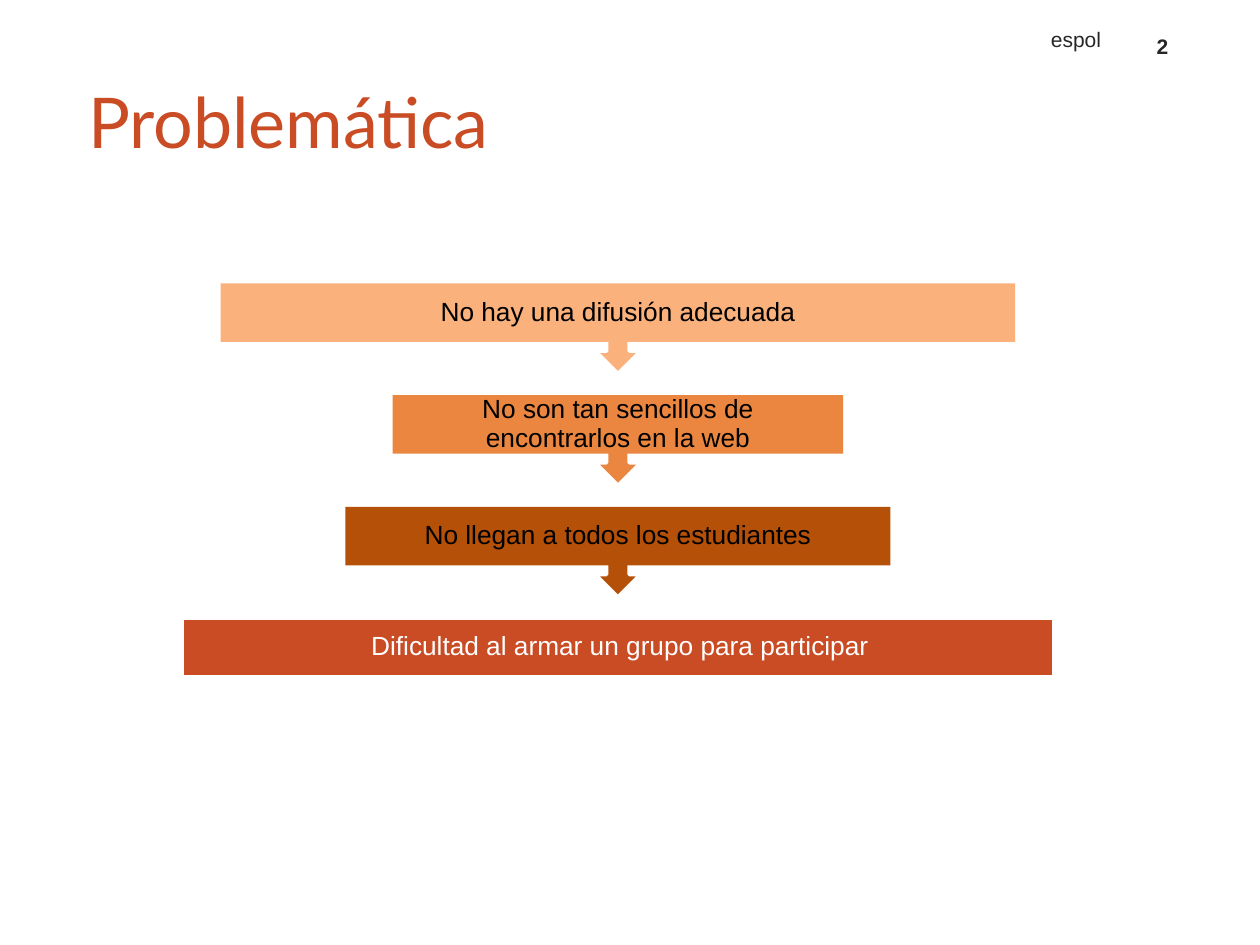
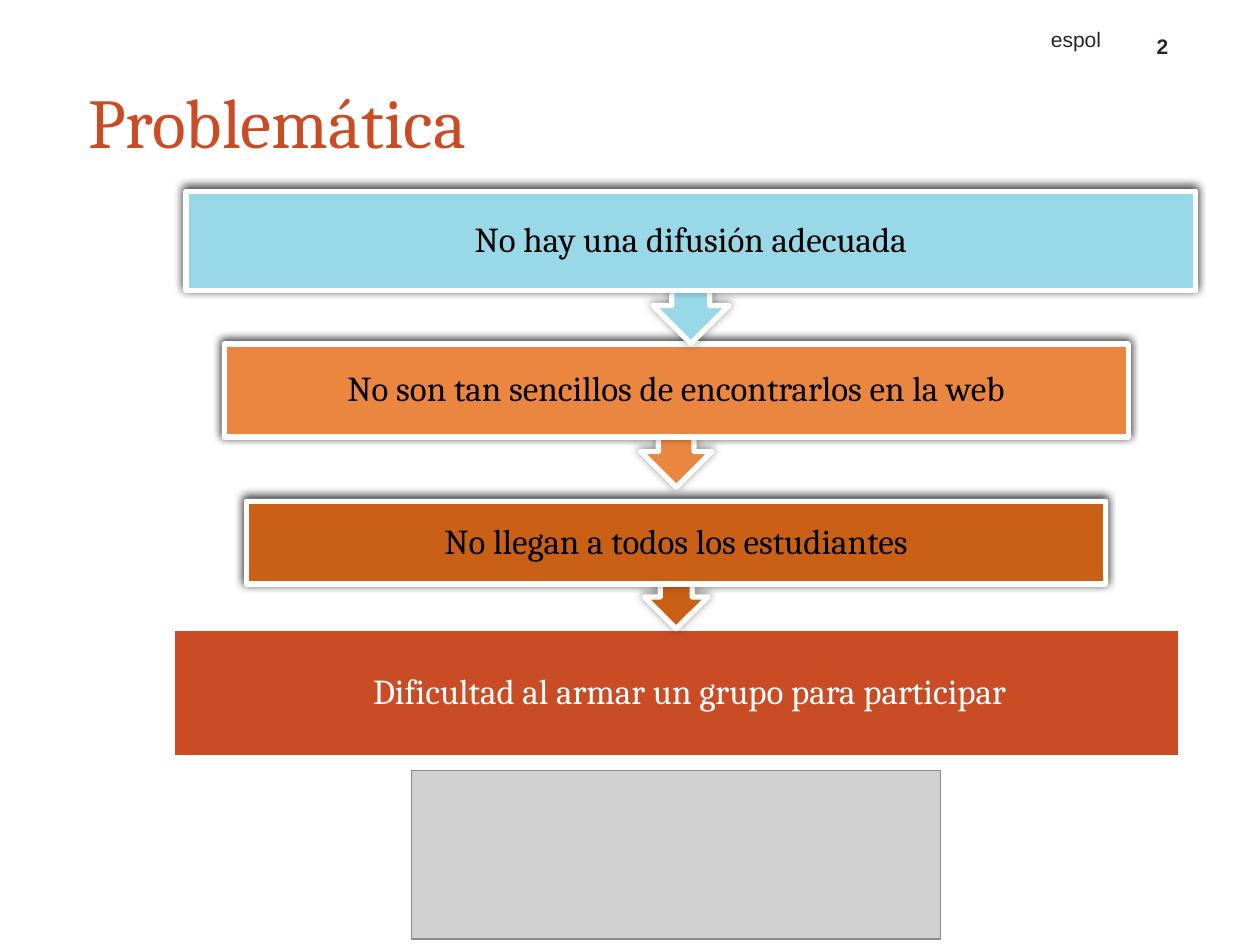
Before and after one commit to BryanManzano2016/AppChallenges, a slide deck: slide 2 of App móvil informativa.pptx. Drawn at 1260x945 pixels with LibreOffice and Linux fonts; fonts in the diff are those of the drawing; grey boxes stand for pictures; background and template pictures are left out. Boxes give left, top, right and bottom in pixels: in the first picture for what was removed or moved away, otherwise in the second. Text is boxed around its words. In the diff, an @@ line names an element or a change of style, - is before the commit and + after.

```diff
--- a/App móvil informativa.pptx
+++ b/App móvil informativa.pptx
@@ title "Problemática" at box(88, 99, 466, 149): font Lato to Cambria @@
@@ rectangle "No hay una difusión adecuada": place and size @@
-rectangle "No hay una difusión adecuada" at box(220, 284, 1016, 341)
+rectangle "No hay una difusión adecuada" at box(186, 192, 1196, 290)
@@ rectangle "No hay una difusión adecuada" at box(186, 192, 1196, 290): size 15 to 20 pt, font Arial to Cambria; more space between paragraphs; fill #FAB17B to #99D9E7; outline none to #FFFFFF 3 pt; shadow on @@
@@ up arrow callout: place and size @@
-up arrow callout at box(220, 283, 1016, 373)
+up arrow callout at box(186, 192, 1196, 344)
@@ up arrow callout at box(186, 192, 1196, 344): fill #FAB17B to #99D9E7; outline #FFFFFF 2 pt to #FFFFFF 3 pt; shadow on @@
@@ rectangle "No son tan sencillos de ...": place and size @@
-rectangle "No son tan sencillos de ..." at box(393, 396, 844, 454)
+rectangle "No son tan sencillos de ..." at box(224, 344, 1128, 437)
@@ rectangle "No son tan sencillos de ..." at box(224, 344, 1128, 437): size 15 to 20 pt, font Arial to Cambria; more space between paragraphs; outline none to #FFFFFF 3 pt; shadow on @@
@@ up arrow callout: place and size @@
-up arrow callout at box(393, 396, 844, 485)
+up arrow callout at box(224, 344, 1128, 488)
@@ up arrow callout at box(224, 344, 1128, 488): outline #FFFFFF 2 pt to #FFFFFF 3 pt; shadow on @@
@@ rectangle "No llegan a todos los ...": place and size @@
-rectangle "No llegan a todos los ..." at box(345, 507, 891, 564)
+rectangle "No llegan a todos los ..." at box(247, 501, 1106, 585)
@@ rectangle "No llegan a todos los ..." at box(247, 501, 1106, 585): size 15 to 20 pt, font Arial to Cambria; more space between paragraphs; fill #B45007 to #C96016; outline none to #FFFFFF 3 pt; shadow on @@
@@ up arrow callout: place and size @@
-up arrow callout at box(345, 507, 891, 596)
+up arrow callout at box(247, 501, 1106, 629)
@@ up arrow callout at box(247, 501, 1106, 629): fill #B45007 to #C96016; outline #FFFFFF 2 pt to #FFFFFF 3 pt; shadow on @@
@@ rectangle: place and size @@
-rectangle at box(181, 619, 1053, 677)
+rectangle at box(173, 629, 1179, 757)
@@ text "Dificultad al armar un grupo ...": place and size @@
-text "Dificultad al armar un grupo ..." at box(371, 636, 868, 661)
+text "Dificultad al armar un grupo ..." at box(373, 679, 1006, 712)
@@ text "Dificultad al armar un grupo ..." at box(373, 679, 1006, 712): size 15 to 20 pt, font Arial to Cambria; more space between paragraphs @@
@@ picture added at box(412, 770, 941, 939) @@
```
Also in this commit, not shown: 6 other slides changed, 1 slide added.
